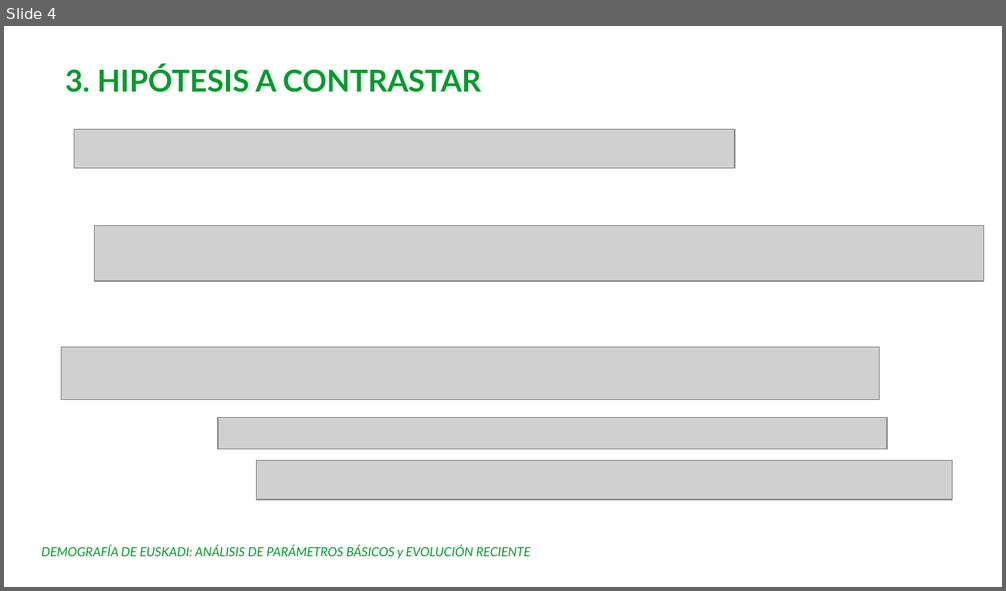
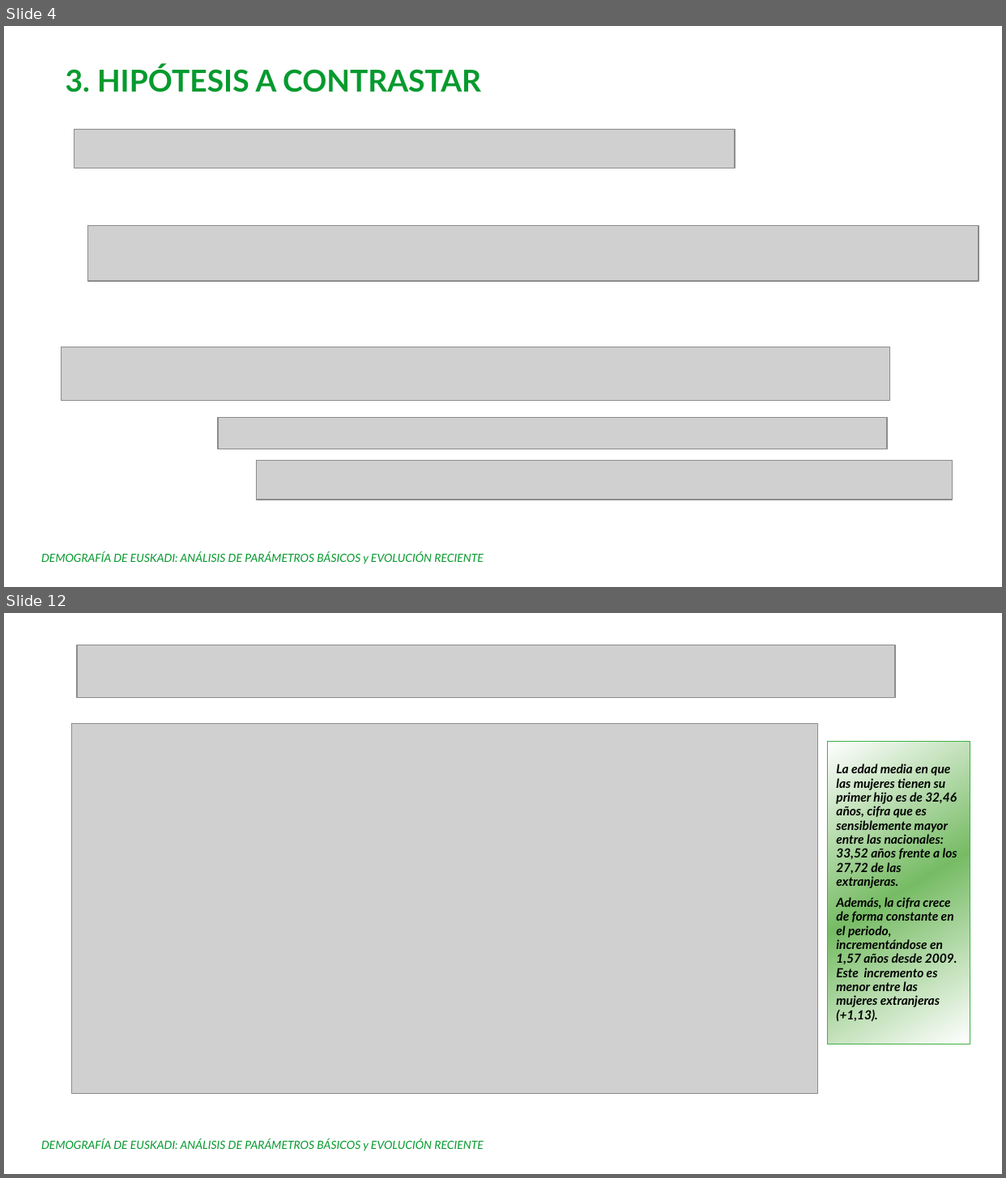
Before and after one commit to Leire2026/EDA, a slide deck: Presentacion_EDA.ppt. Shown one above the other, each under a label of ours: slide 4 before the commit, slides 4 and 12 after it; the slides between them are not shown. The pictures are 1006x591 and 1006x1178 pixels, drawn with LibreOffice and Linux fonts; fonts in the diff are those of the drawing; grey boxes stand for pictures; background and template pictures are left out. Boxes give left, top, right and bottom in pixels: in the first picture for what was removed or moved away, otherwise in the second. Text is boxed around its words. In the diff, an @@ line names an element or a change of style, - is before the commit and + after.

```diff
--- a/Presentacion_EDA.ppt
+++ b/Presentacion_EDA.ppt
@@ slide 12 added at [4,613,1002,1174], background picture (left out) @@
@@ picture added at [78,645,896,697] @@
@@ picture added at [71,723,817,1094] @@
@@ rectangle added at [828,742,970,1045], fill gradient #FFFFFF to #77BC65, outline #3FAF46 0.74 pt, 10 pt, text #000000, bold, italic @@
+La edad media en que las mujeres tienen su primer hijo es de 32,46 años, cifra que es sensiblemente mayor entre las nacionales: 33,52 años frente a los 27,72 de las extranjeras.
+Además, la cifra crece de forma constante en el periodo, incrementándose en 1,57 años desde 2009. Este incremento es menor entre las mujeres extranjeras (+1,13).
@@ text added at [41,1139,484,1152], 9 pt, text #069A2E, italic @@
+DEMOGRAFÍA DE EUSKADI: ANÁLISIS DE PARÁMETROS BÁSICOS y EVOLUCIÓN RECIENTE
@@ slide 4 changed as well @@
@@ picture: place and size @@
-picture at [95,225,984,280]
+picture at [87,225,978,280]
@@ picture: place and size @@
-picture at [61,348,880,400]
+picture at [61,348,890,401]
@@ text "DEMOGRAFÍA DE EUSKADI: ANÁLISIS DE ...": place and size @@
-text "DEMOGRAFÍA DE EUSKADI: ANÁLISIS DE ..." at [41,545,530,559]
+text "DEMOGRAFÍA DE EUSKADI: ANÁLISIS DE ..." at [41,552,484,565]
@@ text "DEMOGRAFÍA DE EUSKADI: ANÁLISIS DE ..." at [41,552,484,565]: size 10 to 9 pt @@
```
Also in this commit, not shown: 10 other slides changed, 4 other slides added, 3 slides removed, 2 other files.
